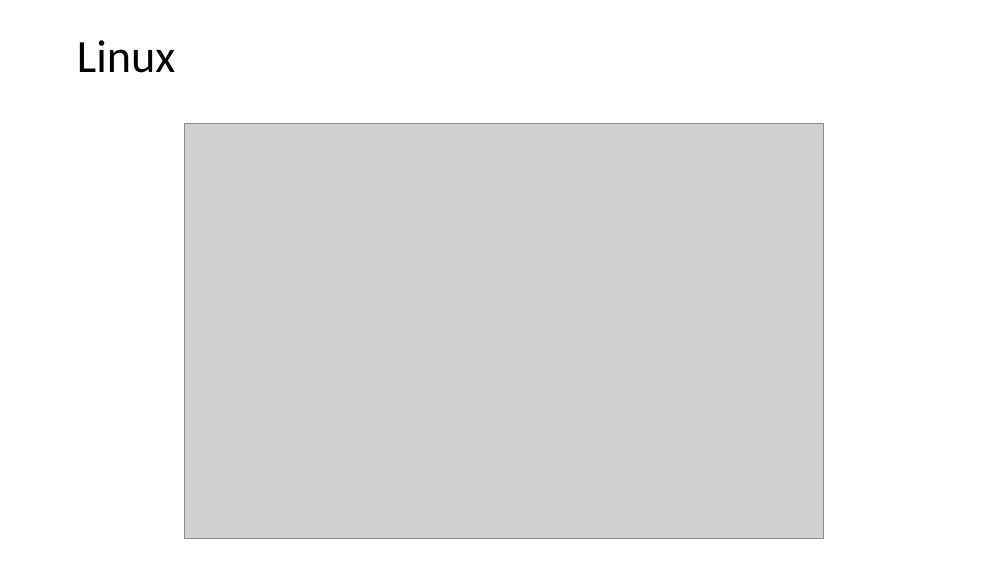
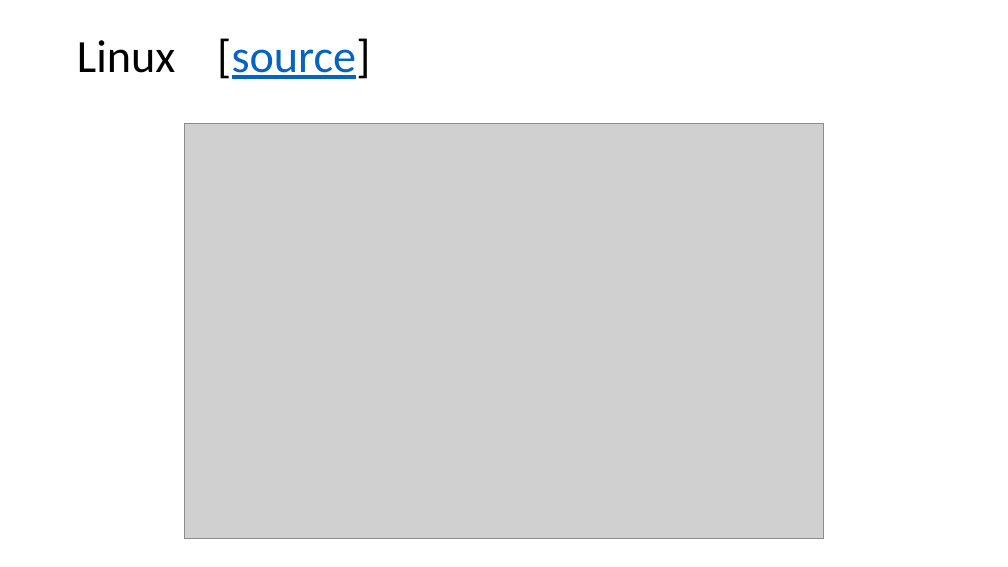
Before and after one commit to marilynwaldman/course, a slide deck: slide 3 of Hadoop/01-OperatingSystems.pptx. Drawn at 1008x567 pixels with LibreOffice and Linux fonts; fonts in the diff are those of the drawing; grey boxes stand for pictures. Boxes give left, top, right and bottom in pixels: in the first picture for what was removed or moved away, otherwise in the second. Text is boxed around its words. In the diff, an @@ line names an element or a change of style, - is before the commit and + after.

```diff
--- a/Hadoop/01-OperatingSystems.pptx
+++ b/Hadoop/01-OperatingSystems.pptx
@@ title at (77, 38, 370, 79): text changed @@
-Linux
+Linux [source]
```
Also in this commit, not shown: 6 other slides changed, 1 other file.
